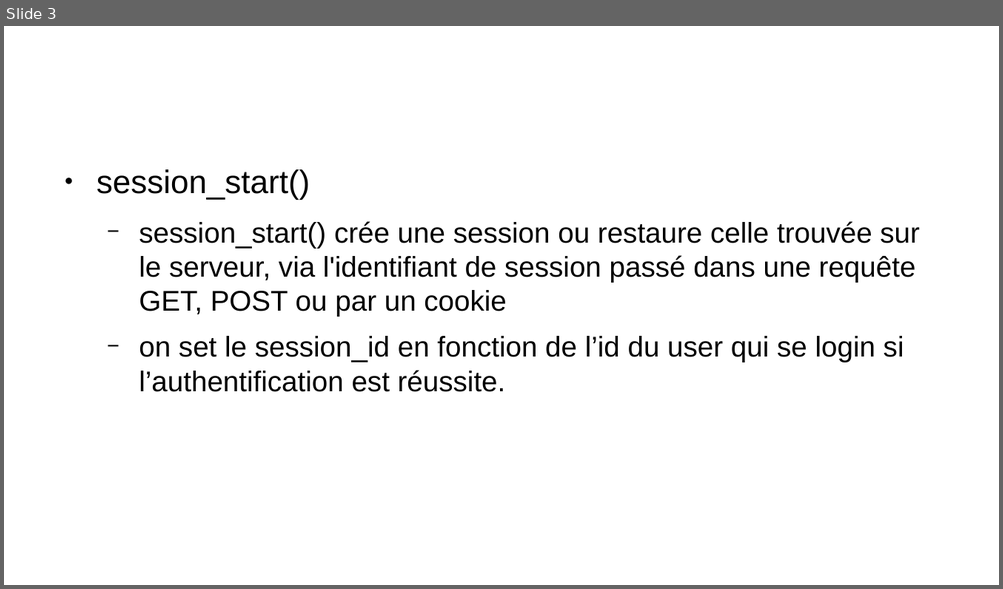
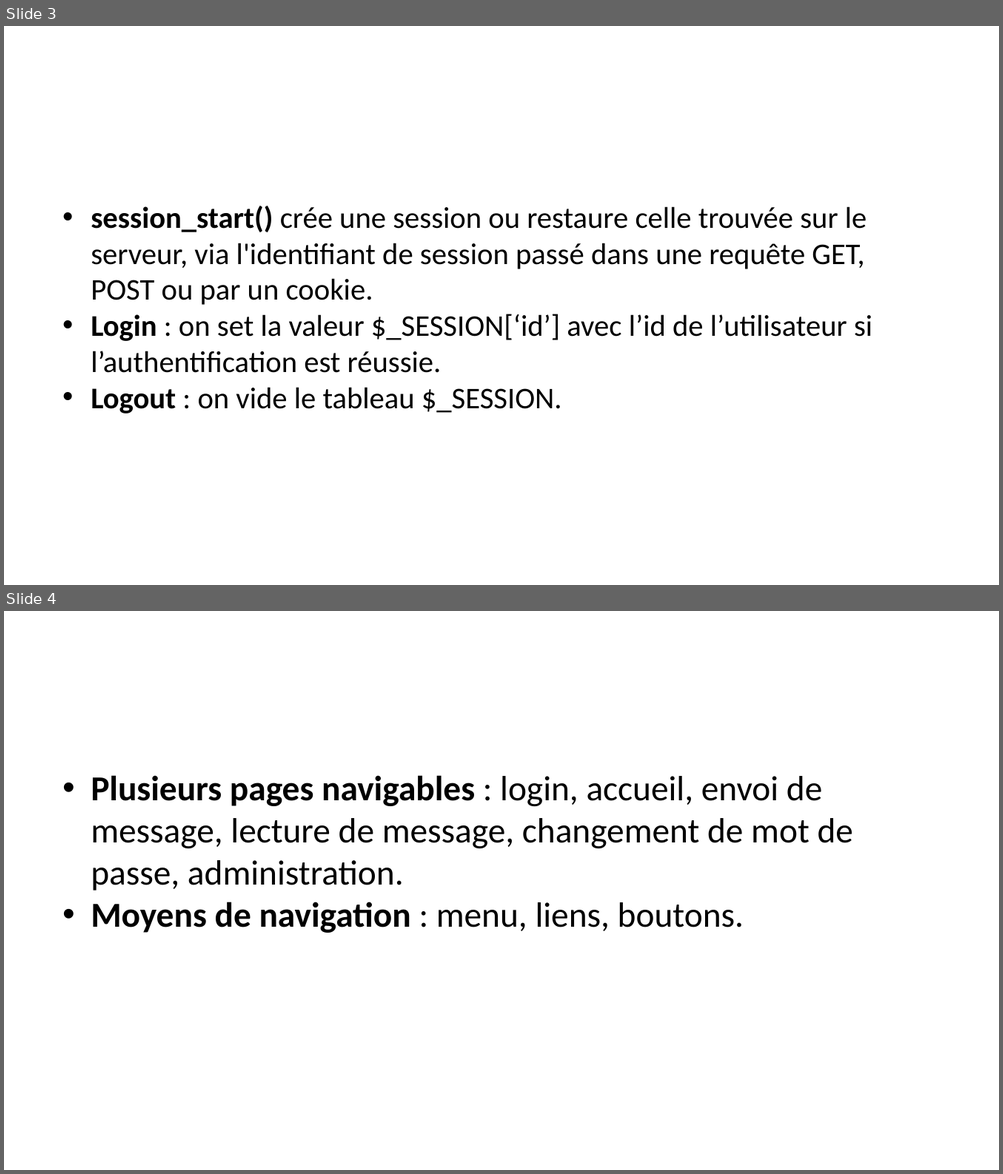
Before and after one commit to panticne/sti-chat-project, a slide deck: Presentation.odp. Shown one above the other, each under a label of ours: slide 3 before the commit, slides 3 and 4 after it. The pictures are 1003x589 and 1003x1174 pixels, drawn with LibreOffice and Linux fonts; fonts in the diff are those of the drawing; background and template pictures are left out. Boxes give left, top, right and bottom in pixels: in the first picture for what was removed or moved away, otherwise in the second. Text is boxed around its words. In the diff, an @@ line names an element or a change of style, - is before the commit and + after.

Commit message:
Maj de la presentation et ajout des admins dans le readme.

```diff
--- a/Presentation.odp
+++ b/Presentation.odp
@@ slide 4 added at (4, 611, 999, 1170), background #FFFFFF @@
@@ text added at (91, 775, 853, 933), 28 pt, text #000000 @@
+• Plusieurs pages navigables : login, accueil, envoi de message, lecture de message, changement de mot de passe, administration.
+• Moyens de navigation : menu, liens, boutons.
@@ title added at (259, 902, 411, 933), 35.7 pt, text #FFFFFF @@
+Navigation
@@ slide 3 changed as well @@
@@ title "Authentification": place and size @@
-title "Authentification" at (139, 371, 343, 392)
+title "Authentification" at (91, 351, 297, 373)
@@ text at (91, 206, 872, 414): text changed; size 22.8 to 24 pt; font Arial to Calibri @@
-● session_start()
-  − session_start() crée une session ou restaure celle trouvée sur le serveur, via l'identifiant de session passé dans une requête GET, POST ou par un cookie
-  − on set le session_id en fonction de l’id du user qui se login si l’authentification est réussite.
+• session_start() crée une session ou restaure celle trouvée sur le serveur, via l'identifiant de session passé dans une requête GET, POST ou par un cookie.
+• Login : on set la valeur $_SESSION[‘id’] avec l’id de l’utilisateur si l’authentification est réussie.
+• Logout : on vide le tableau $_SESSION.
```
Also in this commit, not shown: 2 other slides changed, 1 slide removed, 1 other file.
